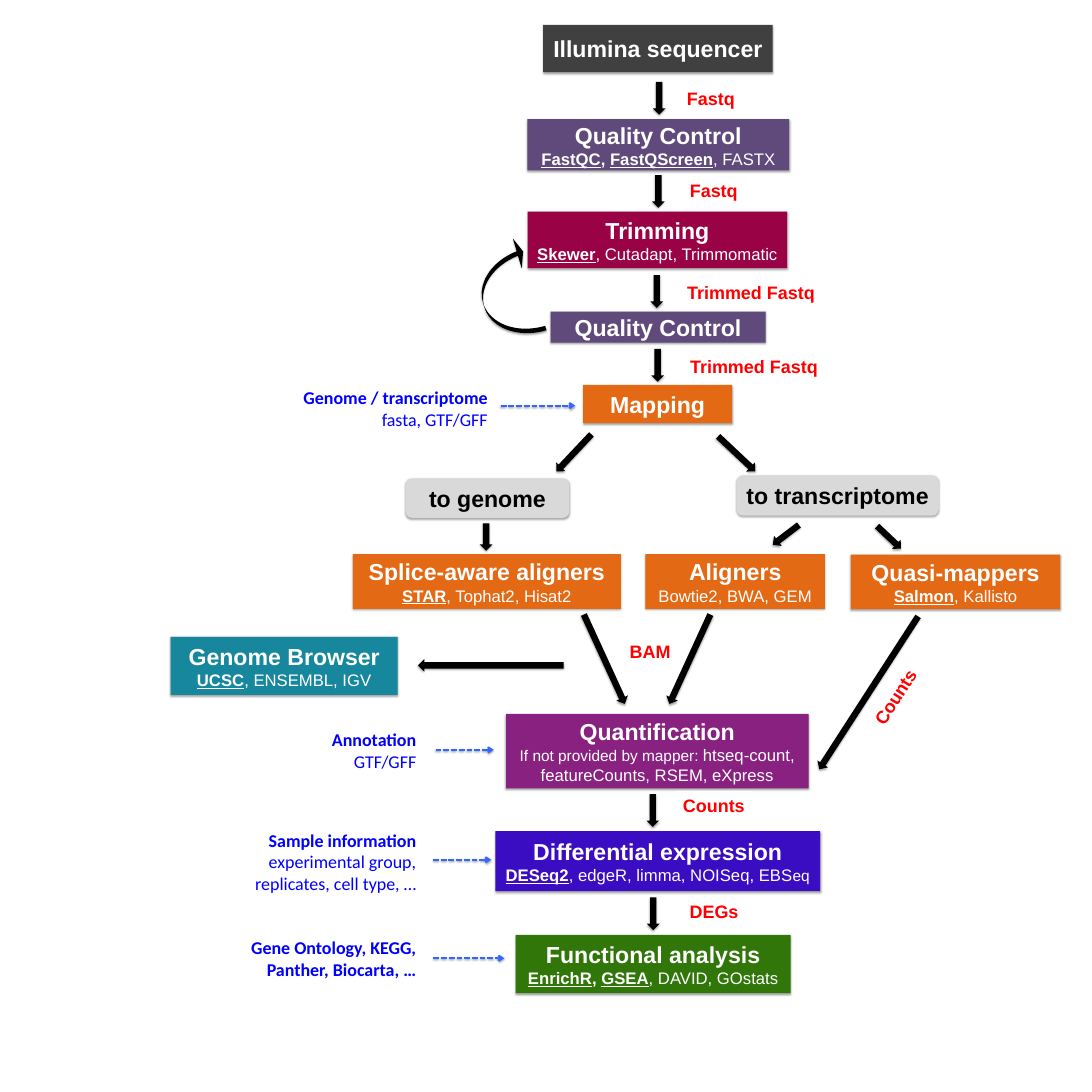
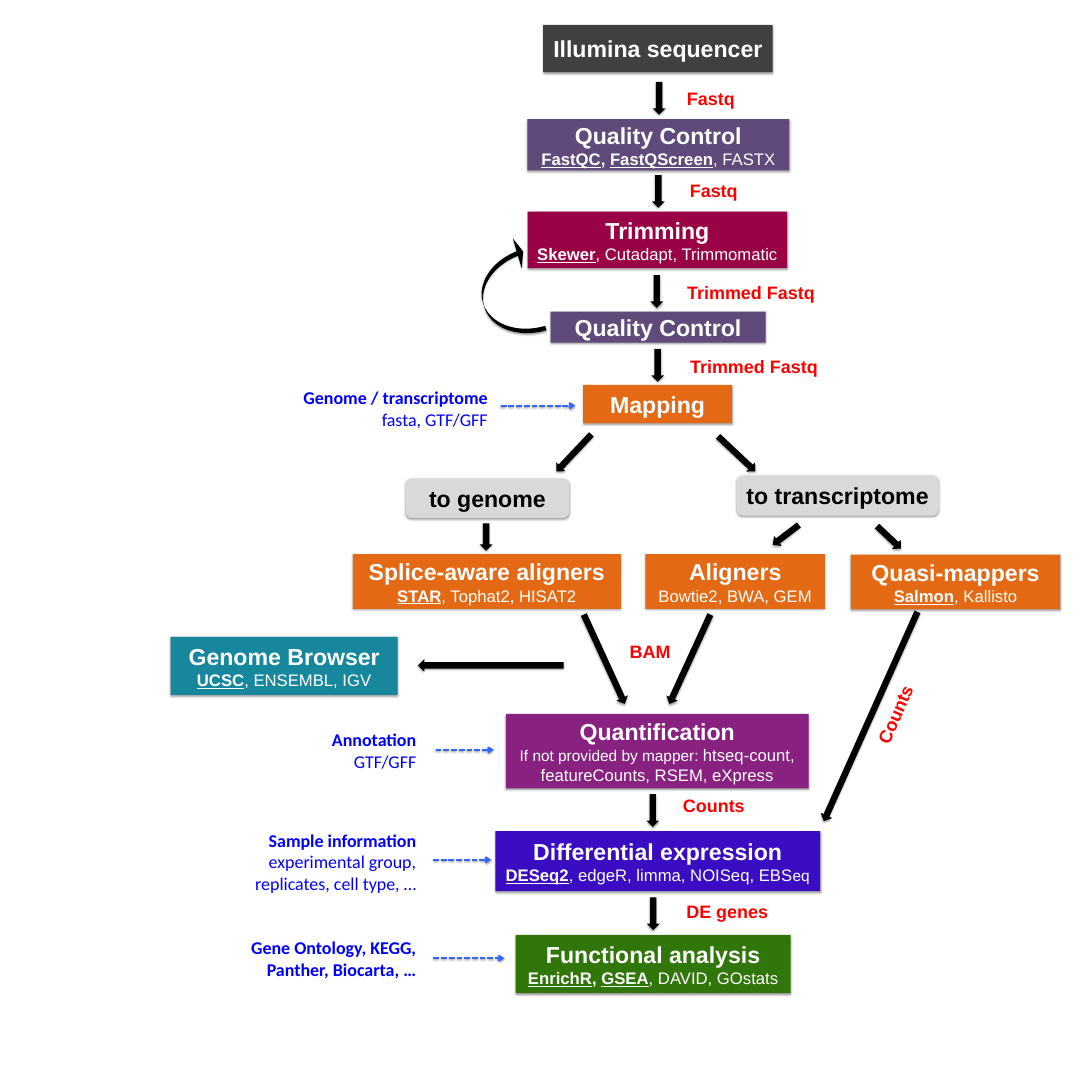
Before and after one commit to biocorecrg/RNAseq_course_2019, a slide deck: slide 1 of RNAseq_workflow.pptx. Drawn at 1092x1092 pixels with LibreOffice and Linux fonts; fonts in the diff are those of the drawing. Boxes give left, top, right and bottom in pixels: in the first picture for what was removed or moved away, otherwise in the second. Text is boxed around its words. In the diff, an @@ line names an element or a change of style, - is before the commit and + after.

```diff
--- a/RNAseq_workflow.pptx
+++ b/RNAseq_workflow.pptx
@@ text in rectangle at bbox=[397, 590, 576, 606]: text changed @@
-STAR, Tophat2, Hisat2
+STAR, Tophat2, HISAT2
@@ down arrow at bbox=[818, 609, 923, 824]: rotation 32 to 24 degrees @@
@@ rectangle "Counts" at bbox=[866, 673, 924, 756]: rotation 302 to 293 degrees @@
@@ rectangle "DE genes": place and size @@
-rectangle "DE genes" at bbox=[675, 897, 753, 926]
+rectangle "DE genes" at bbox=[670, 897, 785, 926]
@@ text in rectangle at bbox=[686, 905, 768, 922]: text changed @@
-DEGs
+DE genes
```
Also in this commit, not shown: 1 other file.
